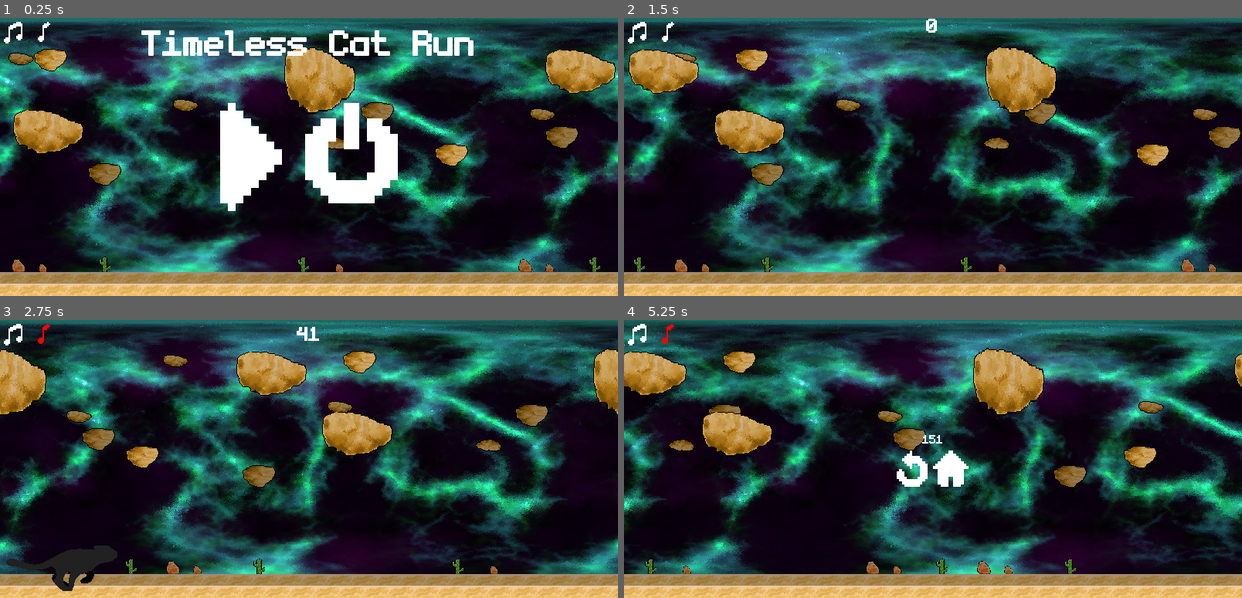
Above: before the commit, frames 1-4 (two rows, left to right).
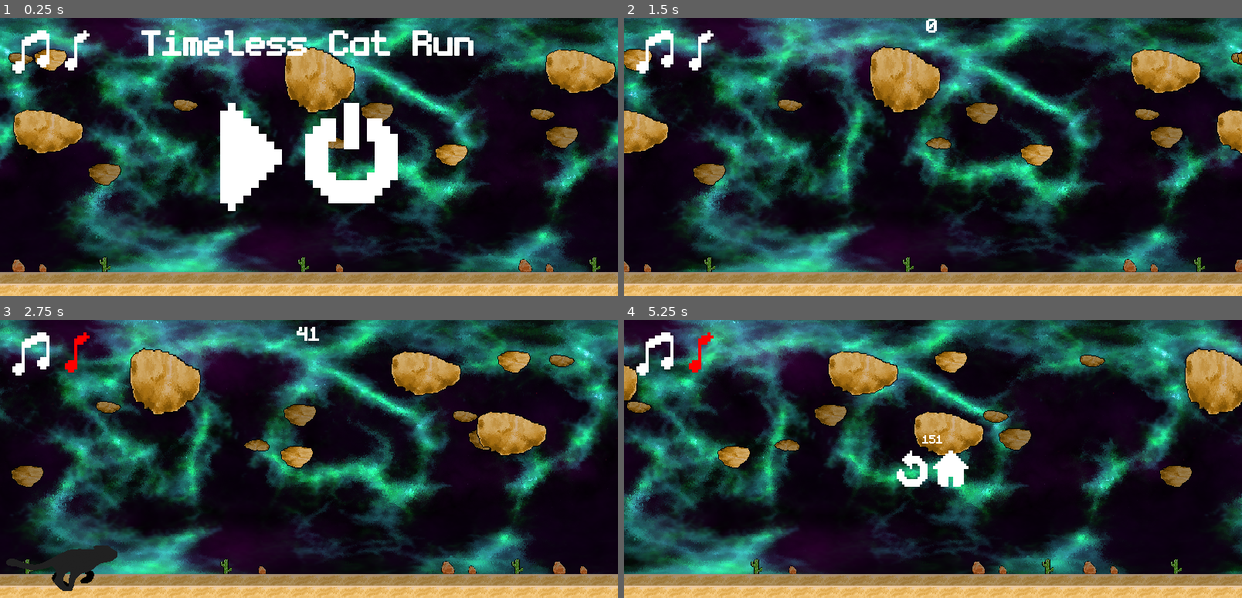
Above: after the commit, the same moments.

Repository: mrjshzk/cat-run
Game: Godot game, scene res://scenes/main_scene.tscn
Same seed, same stepped clock (60 frames per second), same inputs: the game is played once before the commit and once after it.
Inputs (mouse positions are in pixels of both pictures, inside the frame that each line leads up to; where the layout moved, square brackets give the same spot in the first picture):
- Up to frame 1 (0.25 s): no input
- Up to frame 2 (1.5 s): click (877, 157) at 0.5 s; click (642, 157) at 1.25 s
- Up to frame 3 (2.75 s): click (74, 353) [43, 333] at 2 s
- Up to frame 4 (5.25 s): click (698, 353) [667, 333] at 2.75 s; click (698, 353) [667, 333] at 3.5 s; move the mouse to (1068, 445) at 4.27 s; click (1068, 445) at 4.42 s; tap Up (jump) at 4.52 s; click (883, 481) at 5 s

The runs differ from the first frame. In frame 1, 38% of the frame differs, in the area x 0-100%, y 0-92%; in frame 2, 59%; in frame 3, 63%; in frame 4, 64%, in the area x 0-100%, y 0-96%.

Commit message:
agora sim

Diff:
--- a/project.godot
+++ b/project.godot
@@ -43,4 +43,5 @@
 
 renderer/rendering_method="gl_compatibility"
 renderer/rendering_method.mobile="gl_compatibility"
+textures/vram_compression/import_s3tc_bptc=true
 textures/vram_compression/import_etc2_astc=true
--- a/scenes/game_manager.gd
+++ b/scenes/game_manager.gd
@@ -53,7 +53,7 @@
 	enemy_spawner.restart()
 	cat_player.position = cat_initial_pos
 	cat_player.set_ready()
-	score = 0.0
+	score = 0
 	obstacle_passed_multiplier = 1.0
 	var t := create_tween()
 	t.tween_property(cat_player, "position:x", 80, 1.0)
@@ -63,7 +63,7 @@
 	enemy_spawner._on_obstacle_passed.connect(obstacle_passed)
 	enemy_spawner._on_player_hit.connect(player_was_hit)
 
-	enemy_spawner._on_obstacle_passed.connect(obstacle_passed_player.play)
+	enemy_spawner._on_obstacle_passed.connect(func(_body): obstacle_passed_player.play())
 	enemy_spawner._on_player_hit.connect(player_hit_player.play)
 
 	game_started.emit()
--- a/scenes/main_scene.tscn
+++ b/scenes/main_scene.tscn
@@ -421,6 +421,8 @@
 repeat_size = Vector2(800, 0)
 
 [node name="FundoUniverso" type="Sprite2D" parent="Parallax/Parallax2D"]
+position = Vector2(0, -49)
+scale = Vector2(1, 1.13611)
 texture = ExtResource("1_6wevv")
 centered = false
 
@@ -545,10 +547,10 @@
 
 [node name="SoundControls" type="HBoxContainer" parent="UI" node_paths=PackedStringArray("music_button", "sfx_button")]
 texture_filter = 1
-offset_left = 5.0
-offset_top = 5.0
-offset_right = 49.0
-offset_bottom = 33.0
+offset_left = 16.0
+offset_top = 16.0
+offset_right = 116.0
+offset_bottom = 72.0
 theme_override_constants/separation = 20
 script = ExtResource("12_7nt27")
 music_button = NodePath("Music")
@@ -562,7 +564,6 @@
 [node name="SFX" type="TextureButton" parent="UI/SoundControls"]
 layout_mode = 2
 texture_normal = ExtResource("13_7nt27")
-stretch_mode = 4
 
 [node name="Title" type="Label" parent="UI"]
 texture_filter = 1
--- a/scenes/parallax.gd
+++ b/scenes/parallax.gd
@@ -14,6 +14,6 @@
 	set_physics_process(false)
 
 func _physics_process(delta: float) -> void:
-	sky_background.scroll_offset.x += sky_scroll_speed * (game_manager.base_delta_multiplier * 0.02)
-	far_background.scroll_offset.x += far_scroll_speed * (game_manager.base_delta_multiplier * 0.02)
-	near_background.scroll_offset.x += near_scroll_speed * (game_manager.base_delta_multiplier * 0.02)
+	sky_background.scroll_offset.x -= sky_scroll_speed * (game_manager.obstacle_passed_multiplier)
+	far_background.scroll_offset.x -= far_scroll_speed * (game_manager.obstacle_passed_multiplier)
+	near_background.scroll_offset.x -= near_scroll_speed * (game_manager.obstacle_passed_multiplier)
--- a/scenes/ui_manager.gd
+++ b/scenes/ui_manager.gd
@@ -23,11 +23,13 @@
 	start_button.pressed.connect(
 		func():
 			create_tween().tween_property(title, "modulate", Color.TRANSPARENT, 0.25)
+			score_counter.scale = Vector2.ONE
 			animation_player.play("StartGame")
 	)
 
 	restart_game_button.pressed.connect(
 		func():
+			score_counter.scale = Vector2.ONE
 			animation_player.play("RestartGame")
 	)
 
@@ -44,11 +46,10 @@
 
 	game_manager.on_obstacle_passed.connect(tween_score)
 
-	game_manager.game_started.connect(func(): score_counter.scale = Vector2.ONE)
 
 func tween_score() -> void:
 	var new_scale := score_counter.scale * 1.1
-	new_scale = new_scale.clamp(Vector2.ONE, Vector2(3,3))
+	new_scale = new_scale.clamp(Vector2.ONE, Vector2(3.5,3.5))
 	create_tween()\
-	.set_trans(Tween.TRANS_ELASTIC)\
+	.set_trans(Tween.TRANS_EXPO)\
 	.tween_property(score_counter, "scale", new_scale, 0.25)
Binary file changed: assets/ui/Music-0.png
Binary file changed: assets/ui/Music-1.png
